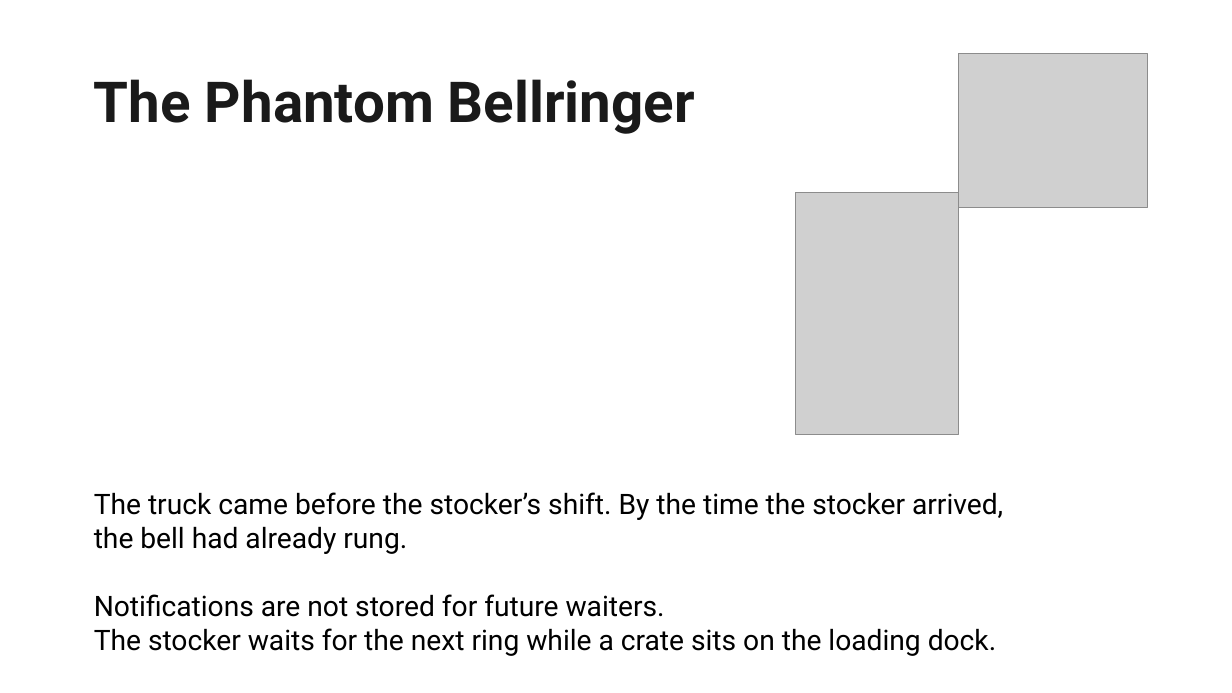
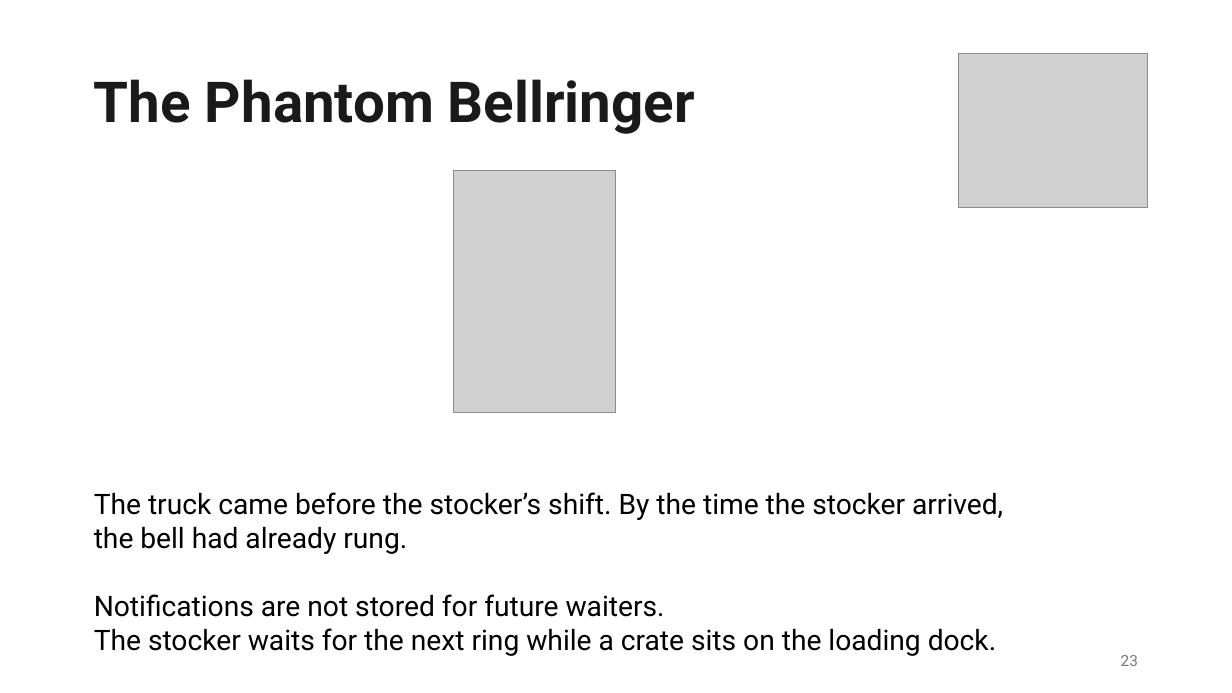
Before and after one commit to EmptySquareBubble/once_upon_a_thread, a slide deck: slide 23 of slides/Once Upon a Thread.pptx (slide 24 before the commit). Drawn at 1232x693 pixels with LibreOffice and Linux fonts; fonts in the diff are those of the drawing; grey boxes stand for pictures; background and template pictures are left out. Boxes give left, top, right and bottom in pixels: in the first picture for what was removed or moved away, otherwise in the second. Text is boxed around its words. In the diff, an @@ line names an element or a change of style, - is before the commit and + after.

```diff
--- a/slides/Once Upon a Thread.pptx
+++ b/slides/Once Upon a Thread.pptx
@@ picture added at (x1=453, y1=171, x2=616, y2=413) @@
@@ picture removed at (x1=796, y1=193, x2=958, y2=435) @@
@@ page number added at (x1=1121, y1=655, x2=1138, y2=666), 12 pt, text #797979 @@
+23
```
Also in this commit, not shown: 61 other slides changed, 2 slides added, 3 slides removed.
